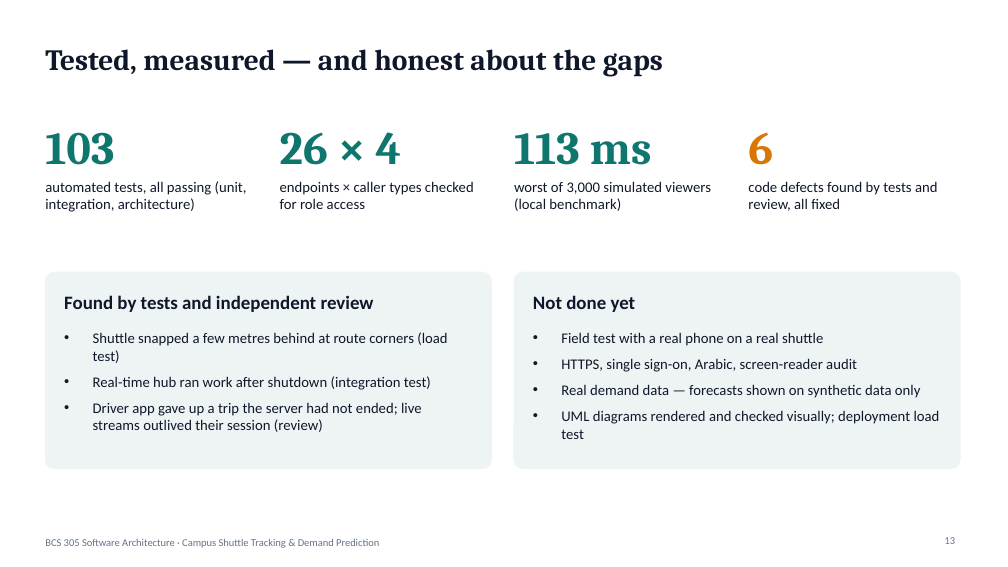
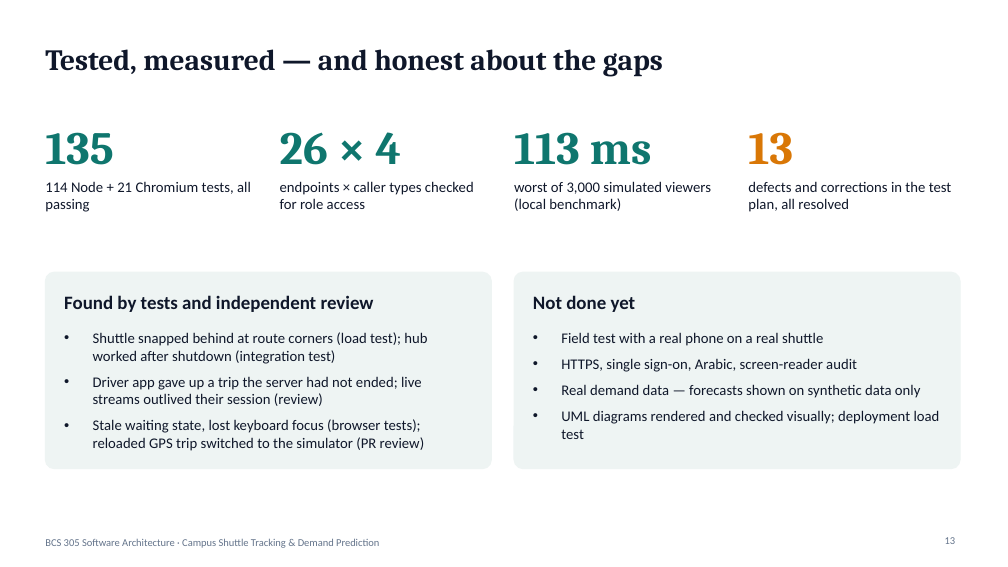
Before and after one commit to abdullahshammari796-ctrl/CampusShuttle, a slide deck: slide 13 of docs/presentation/campus-shuttle-presentation.pptx. Drawn at 1008x567 pixels with LibreOffice and Linux fonts; fonts in the diff are those of the drawing. Boxes give left, top, right and bottom in pixels: in the first picture for what was removed or moved away, otherwise in the second. Text is boxed around its words. In the diff, an @@ line names an element or a change of style, - is before the commit and + after.

```diff
--- a/docs/presentation/campus-shuttle-presentation.pptx
+++ b/docs/presentation/campus-shuttle-presentation.pptx
@@ text at (45, 132, 114, 165): text changed @@
-103
+135
@@ text at (748, 132, 793, 165): text changed @@
-6
+13
@@ text at (45, 181, 251, 212): text changed @@
-automated tests, all passing (unit, integration, architecture)
+114 Node + 21 Chromium tests, all passing
@@ text at (748, 181, 952, 212): text changed @@
-code defects found by tests and review, all fixed
+defects and corrections in the test plan, all resolved
@@ text at (93, 332, 427, 364): text changed @@
-• Shuttle snapped a few metres behind at route corners (load test)
-• Real-time hub ran work after shutdown (integration test)
+• Shuttle snapped behind at route corners (load test); hub worked after shutdown (integration test)
@@ text at (93, 419, 424, 451): paragraph added @@
+• Stale waiting state, lost keyboard focus (browser tests); reloaded GPS trip switched to the simulator (PR review)
```
Also in this commit, not shown: 2 other slides changed, 9 other files.
